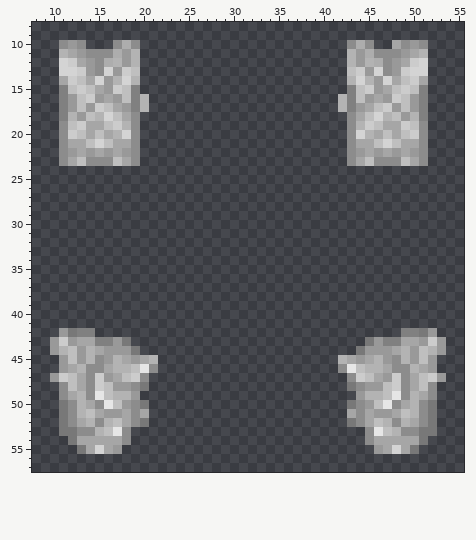
Pixel-art sprite -- Resources/Textures/_WL/Mobs/Species/Golem/parts.rsi/torso.png. Above: the version before the commit.
The file is 64x64 pixels. Colours within 5 levels of each other are drawn and written as one. Shown: x 8..55, y 8..57.
And afterwards:
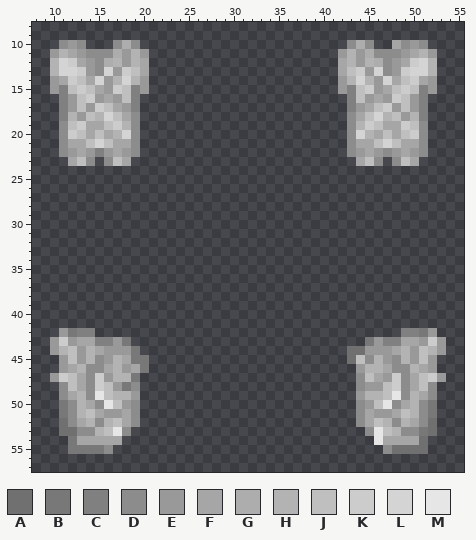
Palette (. is transparent): A #707070  B #787878  C #808080  D #8c8c8c  E #999999  F #a6a6a6  G #adadad  H #b3b3b3  J #bfbfbf  K #cccccc  L #d4d4d4  M #e6e6e6
The exact change:
y 11: x 10 . -> E; x 20 . -> E; x 42 . -> E; x 52 . -> E
y 12..13: x 10 . -> H; x 20 . -> F; x 42 . -> F; x 52 . -> H
y 14..15: x 10 . -> E; x 20 . -> E; x 42 . -> E; x 52 . -> E
y 16..17: x 20 H -> .; x 42 H -> .
y 22: x 15 F -> C; x 47 F -> D
y 23: x 11 D -> .; x 15 D -> .; x 19 D -> .; x 43 D -> .; x 47 D -> .; x 51 D -> .
y 44: x 43..44 .B -> AA
y 45: x 19..21 EFH -> BB.; x 42..45 HFEF -> .AJD
y 46: x 18..21 HJMD -> EFB.; x 42..44 DMJ -> ..E
y 47: x 17..20 FJKD -> HHB.; x 43..44 DK -> .D
y 48: x 18 E -> B; x 20 B -> .; x 43 B -> .
y 50: x 20 B -> .; x 43 B -> .
y 51: x 20 F -> .; x 43 F -> .
y 52: x 11 B -> A; x 20 B -> .; x 43 B -> .; x 52 B -> A
y 53: x 11..12 BB -> AA; x 52 B -> A
y 54: x 18 D -> .; x 45..46 DF -> .M; x 51 B -> A
y 55: x 12 . -> B; x 14..17 FLFE -> BBD.; x 46..51 EFLFB. -> .DAAAA
